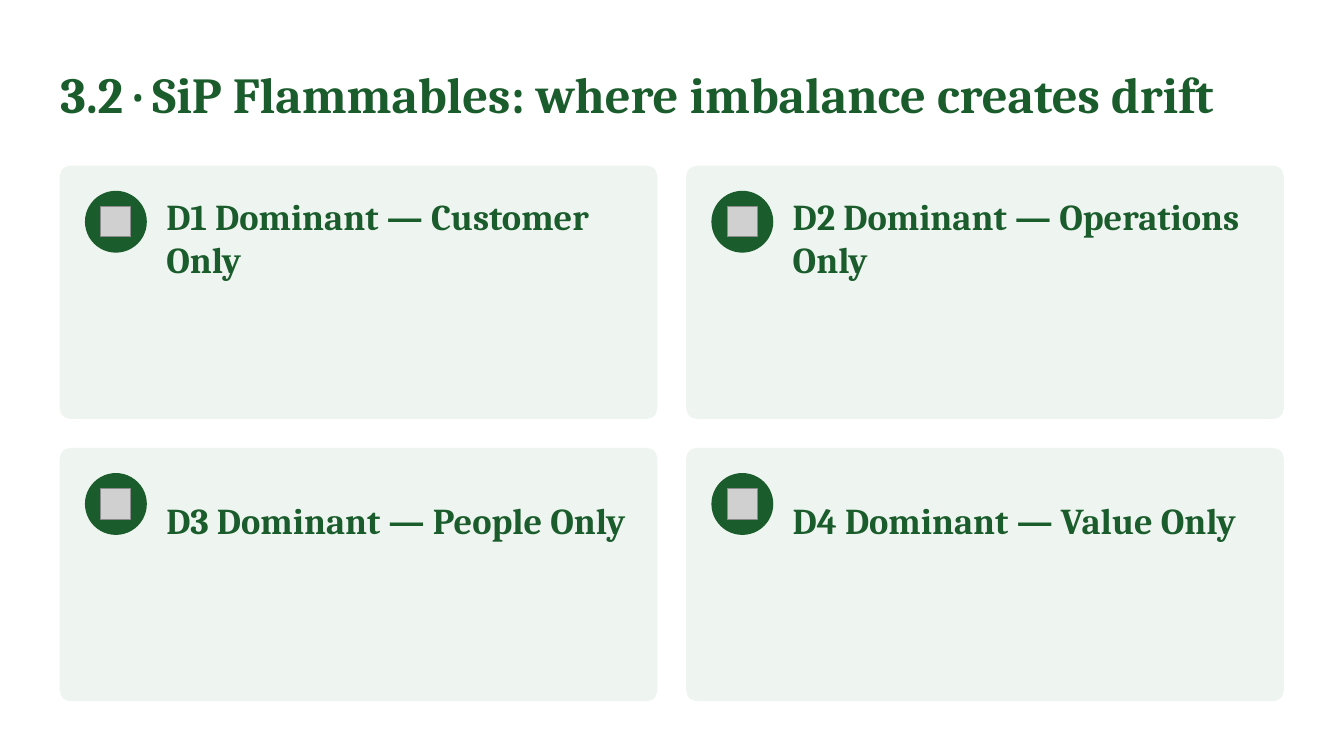
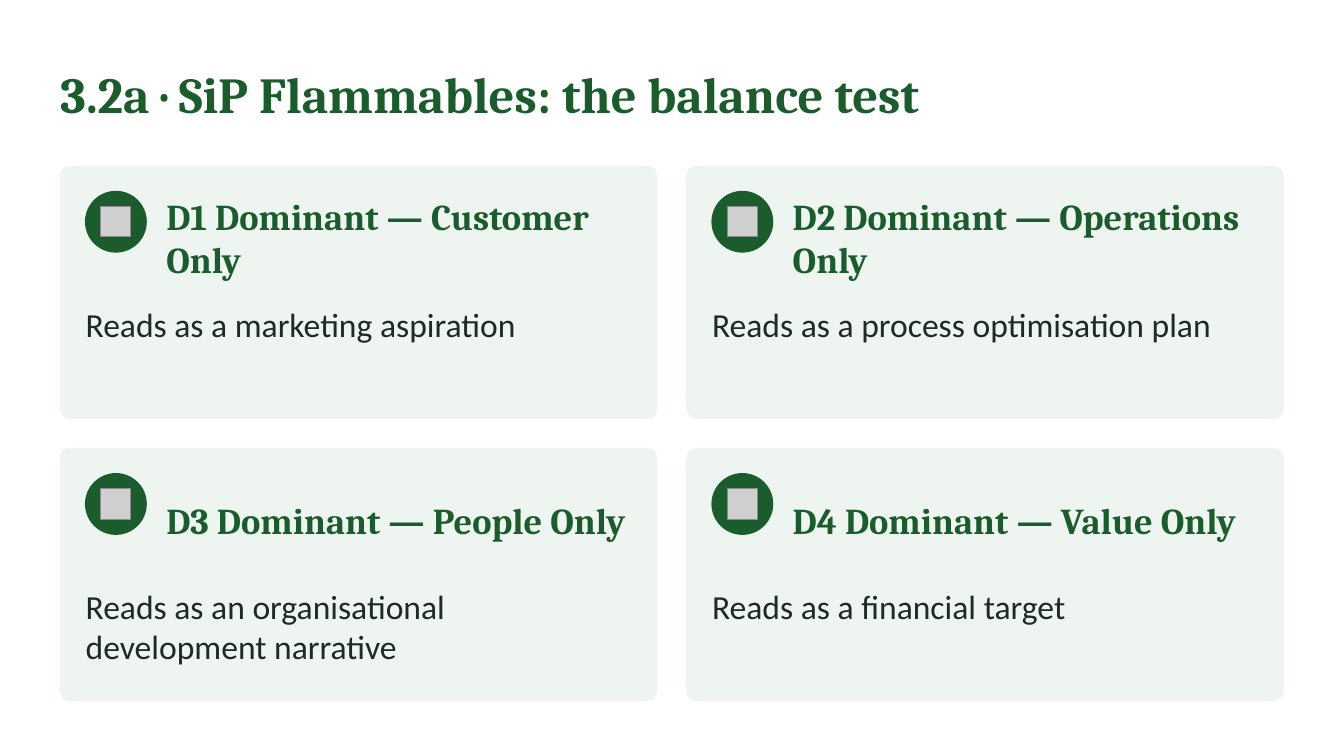
Before and after one commit to IBSL26/ibsl-platform, a slide deck: slide 23 of Unit decks/Unit 02 - Strategy Visioning & Success in Practice (SiP).pptx (slide 17 before the commit). Drawn at 1344x756 pixels with LibreOffice and Linux fonts; fonts in the diff are those of the drawing; grey boxes stand for pictures. Boxes give left, top, right and bottom in pixels: in the first picture for what was removed or moved away, otherwise in the second. Text is boxed around its words. In the diff, an @@ line names an element or a change of style, - is before the commit and + after.

```diff
--- a/Unit decks/Unit 02 - Strategy Visioning & Success in Practice (SiP).pptx
+++ b/Unit decks/Unit 02 - Strategy Visioning & Success in Practice (SiP).pptx
@@ text at bbox=[60, 78, 919, 114]: text changed @@
-3.2 · SiP Flammables: where imbalance creates drift
+3.2a · SiP Flammables: the balance test
@@ text added at bbox=[86, 313, 515, 343], 24 pt, text #1F2A22 @@
+Reads as a marketing aspiration
@@ text added at bbox=[712, 313, 1211, 343], 24 pt, text #1F2A22 @@
+Reads as a process optimisation plan
@@ text added at bbox=[86, 595, 445, 665], 24 pt, text #1F2A22 @@
+Reads as an organisational development narrative
@@ text added at bbox=[712, 595, 1065, 625], 24 pt, text #1F2A22 @@
+Reads as a financial target
```
Also in this commit, not shown: 15 other slides changed, 29 slides added, 12 slides removed, 47 other files.
